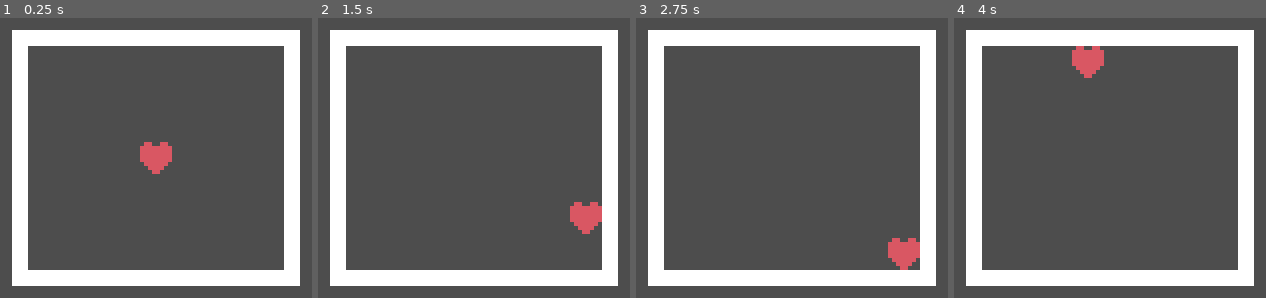
Above: before the commit, frames 1-4 (left to right).
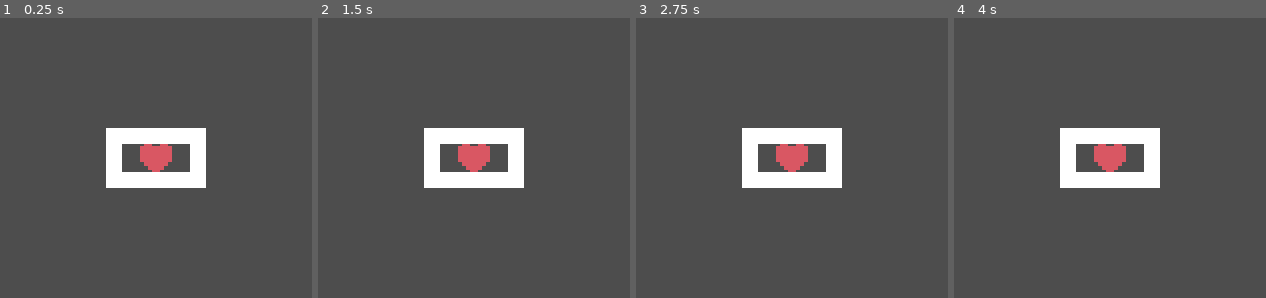
Above: after the commit, the same moments.

Repository: Kukalooka/Godotale
Game: Godot game, scene res://fightSystem.tscn
Same seed, same stepped clock (60 frames per second), same inputs: the game is played once before the commit and once after it.
Inputs:
- Up to frame 1 (0.25 s): no input
- Up to frame 2 (1.5 s): tap Enter at 0.5 s; hold Right (ui_right) 0.53-1.28 s; tap Space at 1.25 s; hold Down (ui_down) from 1.28 s (still down)
- Up to frame 3 (2.75 s): tap Enter at 2 s; release Down (ui_down) at 2.03 s; hold Right (ui_right) from 2.03 s (still down)
- Up to frame 4 (4 s): tap Space at 2.75 s; release Right (ui_right) at 2.78 s; hold Up (ui_up) 2.78-3.53 s; hold Left (ui_left) from 3.53 s (still down)

The runs differ from the first frame. In frame 1, 23% of the frame differs, in the area x 3-97%, y 4-96%; in frame 2, 25%; in frame 3, 25%; in frame 4, 25%.

Commit message:
Added a function to resize the collisions of the box

Diff:
--- a/boxFunc.gd
+++ b/boxFunc.gd
@@ -1,4 +1,20 @@
 extends StaticBody2D
+
+func resize(x, y):
+	$Box_Top.shape.set_size(Vector2(x, 8))
+	$Box_Bottom.shape.set_size(Vector2(x, 8))
+	$Box_Left.shape.set_size(Vector2(8, y))
+	$Box_Right.shape.set_size(Vector2(8, y))
+
+	$Box_Top.position = Vector2($Box_Top.position.x, $Box_Left.position.y -
+			($Box_Left.shape.get_size().y / 2 ) + 4)
+	$Box_Bottom.position = Vector2($Box_Bottom.position.x, $Box_Left.position.y +
+			($Box_Left.shape.get_size().y / 2 ) - 4)
+
+	$Box_Left.position = Vector2($Box_Top.position.x -
+			($Box_Top.shape.get_size().x / 2 ) + 4, $Box_Left.position.y)
+	$Box_Right.position = Vector2($Box_Top.position.x +
+			($Box_Top.shape.get_size().x / 2 ) - 4, $Box_Right.position.y)
 
 func _draw():
 
@@ -27,6 +43,7 @@
 	pass
 
 func _ready():
+	resize(50, 30)
 	pass # Replace with function body.
 
 func _process(delta):
--- a/project.godot
+++ b/project.godot
@@ -12,7 +12,7 @@
 
 config/name="UTFD"
 run/main_scene="res://fightSystem.tscn"
-config/features=PackedStringArray("4.2", "Mobile")
+config/features=PackedStringArray("4.4", "Mobile")
 config/icon="res://icon.svg"
 
 [display]
Not shown, added: boxFunc.gd.uid
Not shown, added: charFunc.gd.uid
Not shown: 1 places in fightSystem.tscn that only renumber resources
